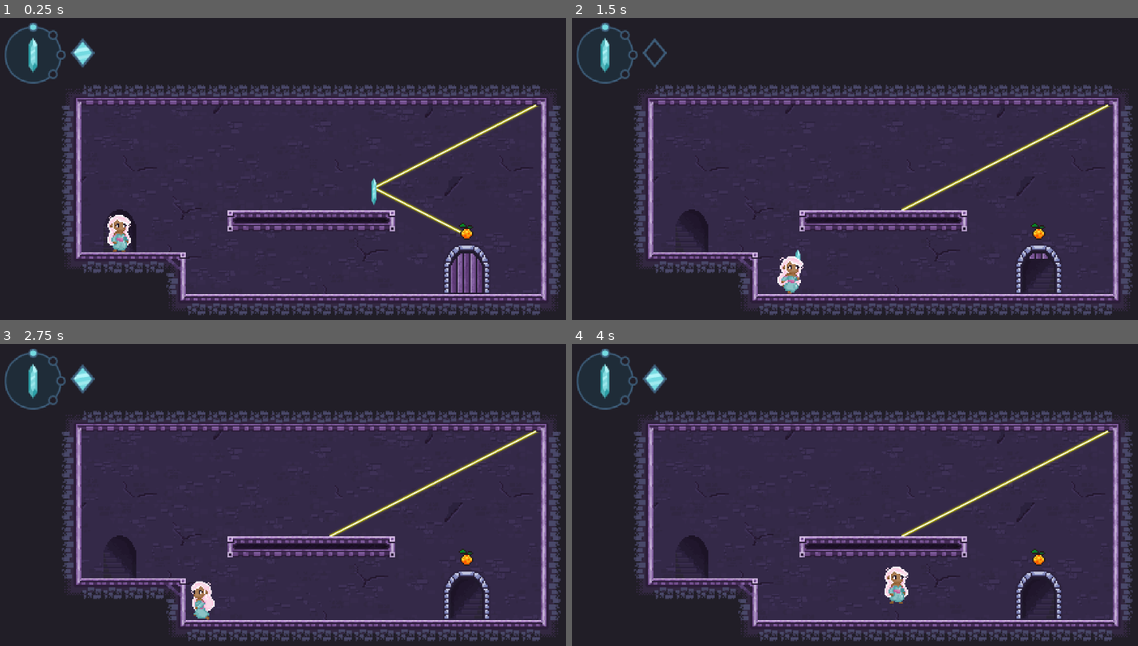
Above: before the commit, frames 1-4 (two rows, left to right).
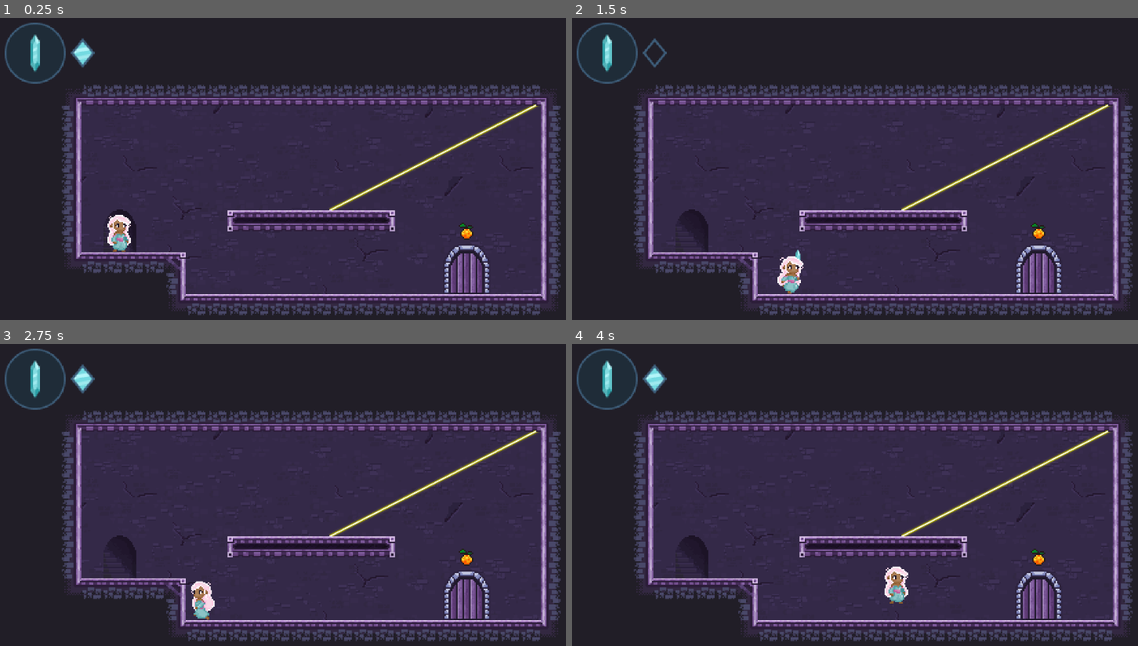
Above: after the commit, the same moments.

Repository: Lucas-Ibiapina4/ST-Challenge
Game: Godot game, scene res://World/world.tscn
Two runs of this game, one before a commit and one after it. Both use one fixed random seed, a clock stepped at 60 frames per second and the inputs below.
Inputs:
- Up to frame 1 (0.25 s): no input
- Up to frame 2 (1.5 s): tap Enter at 0.5 s; hold D (right_move) from 0.53 s (still down); tap E (remove_cristal) at 0.6 s; tap W (jump) at 0.77 s; tap Q (create_cristal) at 1.35 s
- Up to frame 3 (2.75 s): tap W (jump) at 1.52 s; tap E (remove_cristal) at 1.55, 2.1 s; release D (right_move) at 2.03 s; hold A (left_move) from 2.03 s (still down)
- Up to frame 4 (4 s): release A (left_move) at 2.78 s; hold D (right_move) from 2.78 s (still down); tap E (remove_cristal) at 2.85, 3.8 s; tap W (jump) at 3.02, 3.77 s; tap Q (create_cristal) at 3.6 s

The runs differ from the first frame. In frame 1, 0.9% of the frame differs, in the area x 0-82%, y 1-72%; in frame 2, 1.0%; in frame 3, 1.1%, in the area x 0-86%, y 1-91%; in frame 4, 1.1%.

Commit message:
new hud

Diff:
--- a/Prefabs/hud.tscn
+++ b/Prefabs/hud.tscn
@@ -4,9 +4,70 @@
 [ext_resource type="Texture2D" uid="uid://ohfm1efdh0mn" path="res://charge_full.tres" id="2_4df1e"]
 [ext_resource type="Texture2D" uid="uid://bg8ylbw4xq3g3" path="res://charge_empty.tres" id="3_7w0ef"]
 [ext_resource type="Texture2D" uid="uid://bdn67yo7tvnhg" path="res://dial_frame1.tres" id="4_jqt71"]
+[ext_resource type="Script" uid="uid://dy8lwii1d83rp" path="res://Scripts/Rotationdialset.gd" id="4_p5qmc"]
 [ext_resource type="Texture2D" uid="uid://d5i126xtgbae" path="res://dial_frame2.tres" id="5_6vqeg"]
-[ext_resource type="Texture2D" uid="uid://djc1rcdc1rt8b" path="res://dial_frame3.tres" id="6_pjv7g"]
+[ext_resource type="Texture2D" uid="uid://cttxrb1yuw1af" path="res://Assets/image.png" id="5_un57u"]
 [ext_resource type="Texture2D" uid="uid://cf5guc10op5cj" path="res://dial_frame4.tres" id="7_ikhm1"]
+
+[sub_resource type="AtlasTexture" id="AtlasTexture_urcty"]
+atlas = ExtResource("5_un57u")
+region = Rect2(6, 38, 52, 52)
+
+[sub_resource type="Resource" id="Resource_urcty"]
+script = ExtResource("4_p5qmc")
+steps = Array[int]([0])
+frames = Array[Texture2D]([SubResource("AtlasTexture_urcty")])
+metadata/_custom_type_script = "uid://dy8lwii1d83rp"
+
+[sub_resource type="AtlasTexture" id="AtlasTexture_un57u"]
+atlas = ExtResource("4_jqt71")
+
+[sub_resource type="AtlasTexture" id="AtlasTexture_hymbe"]
+atlas = ExtResource("5_6vqeg")
+
+[sub_resource type="Resource" id="Resource_p5qmc"]
+script = ExtResource("4_p5qmc")
+steps = Array[int]([0, 3])
+frames = Array[Texture2D]([SubResource("AtlasTexture_un57u"), SubResource("AtlasTexture_hymbe")])
+metadata/_custom_type_script = "uid://dy8lwii1d83rp"
+
+[sub_resource type="AtlasTexture" id="AtlasTexture_ckw4o"]
+atlas = ExtResource("4_jqt71")
+
+[sub_resource type="AtlasTexture" id="AtlasTexture_gyxvk"]
+atlas = ExtResource("5_un57u")
+region = Rect2(134, 34, 56, 56)
+
+[sub_resource type="AtlasTexture" id="AtlasTexture_wj7o5"]
+atlas = ExtResource("7_ikhm1")
+
+[sub_resource type="Resource" id="Resource_hslk2"]
+script = ExtResource("4_p5qmc")
+steps = Array[int]([0, 1, 3])
+frames = Array[Texture2D]([SubResource("AtlasTexture_ckw4o"), SubResource("AtlasTexture_gyxvk"), SubResource("AtlasTexture_wj7o5")])
+metadata/_custom_type_script = "uid://dy8lwii1d83rp"
+
+[sub_resource type="AtlasTexture" id="AtlasTexture_7w0ef"]
+atlas = ExtResource("5_un57u")
+region = Rect2(70, 34, 56, 56)
+
+[sub_resource type="AtlasTexture" id="AtlasTexture_jqt71"]
+atlas = ExtResource("5_un57u")
+region = Rect2(134, 34, 56, 56)
+
+[sub_resource type="AtlasTexture" id="AtlasTexture_6vqeg"]
+atlas = ExtResource("5_un57u")
+region = Rect2(6, 98, 56, 56)
+
+[sub_resource type="AtlasTexture" id="AtlasTexture_pjv7g"]
+atlas = ExtResource("5_un57u")
+region = Rect2(70, 98, 56, 56)
+
+[sub_resource type="Resource" id="Resource_4df1e"]
+script = ExtResource("4_p5qmc")
+steps = Array[int]([0, 1, 2, 3])
+frames = Array[Texture2D]([SubResource("AtlasTexture_7w0ef"), SubResource("AtlasTexture_jqt71"), SubResource("AtlasTexture_6vqeg"), SubResource("AtlasTexture_pjv7g")])
+metadata/_custom_type_script = "uid://dy8lwii1d83rp"
 
 [node name="hud" type="Control" unique_id=1302511299]
 layout_mode = 3
@@ -19,12 +80,12 @@
 script = ExtResource("1_hymbe")
 charge_full = ExtResource("2_4df1e")
 charge_empty = ExtResource("3_7w0ef")
-dial_frames = Array[Texture2D]([ExtResource("4_jqt71"), ExtResource("5_6vqeg"), ExtResource("6_pjv7g"), ExtResource("7_ikhm1")])
+dial_sets = Array[ExtResource("4_p5qmc")]([SubResource("Resource_urcty"), SubResource("Resource_p5qmc"), SubResource("Resource_hslk2"), SubResource("Resource_4df1e")])
 
 [node name="MarginContainer" type="MarginContainer" parent="." unique_id=1678806407]
 layout_mode = 1
-offset_right = 40.0
-offset_bottom = 40.0
+offset_right = 36.0
+offset_bottom = 32.0
 mouse_filter = 2
 theme_override_constants/margin_left = 16
 theme_override_constants/margin_top = 16
--- a/Scenes/level_01.tscn
+++ b/Scenes/level_01.tscn
@@ -7,7 +7,6 @@
 [ext_resource type="Texture2D" uid="uid://w66nqntc0ncj" path="res://Assets/Tiles/TileV1.png" id="3_pkws4"]
 [ext_resource type="PackedScene" uid="uid://ce4r5pecjahe6" path="res://Prefabs/background.tscn" id="4_gr51b"]
 [ext_resource type="PackedScene" uid="uid://bs8pbmck6pj0s" path="res://Prefabs/spawnPoint.tscn" id="7_gr51b"]
-[ext_resource type="PackedScene" uid="uid://bofn53jjdc2an" path="res://Prefabs/cristal.tscn" id="8_gn5x3"]
 
 [sub_resource type="TileSetAtlasSource" id="TileSetAtlasSource_s7ctl"]
 texture = ExtResource("3_pkws4")
@@ -540,8 +539,9 @@
 [node name="Level01" type="Node2D" unique_id=2013607221 groups=["floor"]]
 script = ExtResource("1_g0uxb")
 quota = 1
-
-[node name="Spawn" parent="." unique_id=293810812 groups=["spawn_point"] instance=ExtResource("7_gr51b")]
+allowed_steps = Array[int]([0])
+
+[node name="SpawnPoint" parent="." unique_id=293810812 groups=["spawn_point"] instance=ExtResource("7_gr51b")]
 z_index = -1
 position = Vector2(-147, -96)
 
@@ -563,6 +563,3 @@
 
 [node name="CameraPoint" type="Marker2D" parent="." unique_id=1452998731 groups=["camera_point"]]
 position = Vector2(0, -111)
-
-[node name="Cristal" parent="." unique_id=337954845 instance=ExtResource("8_gn5x3")]
-position = Vector2(48, -126)
--- a/Scenes/level_02,5.tscn
+++ b/Scenes/level_02,5.tscn
@@ -9,10 +9,6 @@
 
 [node name="Level02" type="Node2D" unique_id=2013607221 groups=["floor"]]
 script = ExtResource("1_1rv7o")
-
-[node name="Spawn" parent="." unique_id=293810812 groups=["spawn_point"] instance=ExtResource("2_vheg1")]
-z_index = -1
-position = Vector2(-161, -128)
 
 [node name="door" parent="." unique_id=1651939149 instance=ExtResource("3_q2605")]
 z_index = 2
@@ -36,3 +32,7 @@
 
 [node name="CameraPoint" type="Marker2D" parent="." unique_id=1759833033 groups=["camera_point"]]
 position = Vector2(0, -108)
+
+[node name="SpawnPoint" parent="." unique_id=293810812 groups=["spawn_point"] instance=ExtResource("2_vheg1")]
+z_index = -1
+position = Vector2(-161, -128)
--- a/Scenes/level_02.tscn
+++ b/Scenes/level_02.tscn
@@ -9,8 +9,10 @@
 
 [node name="Level02" type="Node2D" unique_id=2013607221 groups=["floor"]]
 script = ExtResource("1_wfe4l")
+quota = 1
+allowed_steps = Array[int]([0, 3])
 
-[node name="Spawn" parent="." unique_id=293810812 groups=["spawn_point"] instance=ExtResource("5_mmtoh")]
+[node name="SpawnPoint" parent="." unique_id=293810812 groups=["spawn_point"] instance=ExtResource("5_mmtoh")]
 z_index = -1
 position = Vector2(-161, -128)
 
--- a/Scenes/level_03.tscn
+++ b/Scenes/level_03.tscn
@@ -9,8 +9,10 @@
 
 [node name="Level03" type="Node2D" unique_id=2013607221 groups=["floor"]]
 script = ExtResource("1_6e2f3")
+quota = 2
+allowed_steps = Array[int]([0, 1, 3])
 
-[node name="Spawn" parent="." unique_id=293810812 groups=["spawn_point"] instance=ExtResource("2_hslk2")]
+[node name="SpawnPoint" parent="." unique_id=293810812 groups=["spawn_point"] instance=ExtResource("2_hslk2")]
 z_index = -1
 position = Vector2(-144, -160)
 
--- a/Scenes/level_04.tscn
+++ b/Scenes/level_04.tscn
@@ -11,7 +11,7 @@
 [node name="Level04" type="Node2D" unique_id=2013607221 groups=["floor"]]
 script = ExtResource("1_u2vms")
 
-[node name="Spawn" parent="." unique_id=293810812 groups=["spawn_point"] instance=ExtResource("2_1kjl0")]
+[node name="SpawnPoint" parent="." unique_id=293810812 groups=["spawn_point"] instance=ExtResource("2_1kjl0")]
 z_index = -1
 position = Vector2(-155, -144)
 scale = Vector2(1, 1.0015936)
--- a/Scenes/level_05.tscn
+++ b/Scenes/level_05.tscn
@@ -12,7 +12,7 @@
 script = ExtResource("1_6hhvo")
 quota = 4
 
-[node name="Spawn" parent="." unique_id=293810812 groups=["spawn_point"] instance=ExtResource("7_ftl44")]
+[node name="SpawnPoint" parent="." unique_id=293810812 groups=["spawn_point"] instance=ExtResource("7_ftl44")]
 z_index = -1
 position = Vector2(81, -160)
 
--- a/Scripts/EventBus.gd
+++ b/Scripts/EventBus.gd
@@ -5,18 +5,27 @@
 @warning_ignore("unused_signal")
 signal crystal_inventory_changed(remaining: int, max_quota: int, crystal_type: String)
 
-signal crystal_rotation_changed(step: int)   # 0..7, em passos de 45°
+## Emite: CrystalConjurerComponent (ao entrar no andar e ao girar).
+## Escuta: HUD → redesenha o dial com as rotações liberadas no andar e
+##         destaca a que está selecionada.
+## step: passo real escolhido (0..7, em 45°).
+## allowed_steps: passos liberados neste andar, na ordem em que o ciclo anda.
+@warning_ignore("unused_signal")
+signal crystal_rotation_changed(step: int, allowed_steps: Array)
+
 # --- Porta ---------------------------------------------------------------
 ## Emite: Door, depois de destrancar ao receber light_received do DoorReceiver.
 ## Escuta: HUD → feedback de porta aberta.
 @warning_ignore("unused_signal")
 signal door_unlocked
+
 # --- Fluxo do andar ------------------------------------------------------
 ## Emite: TransitionArea2D, quando o Player entra nela (só fica ativa após destrancar).
 ## Escuta: GameManager → atualiza o progresso e faz o autosave.
 ##         World → destrói o Floor_XX atual, instancia o próximo, Player vai ao SpawnPoint.
 @warning_ignore("unused_signal")
 signal level_completed
+
 ## Emite: HurtboxComponent, ao colidir com a Layer 3 (Hazards).
 ## Escuta: World → reposiciona o Player no SpawnPoint do andar atual.
 ## A morte não volta ao primeiro andar.
--- /dev/null
+++ b/Scripts/Rotationdialset.gd
@@ -0,0 +1,43 @@
+class_name RotationDialSet
+extends Resource
+## Um estágio de desbloqueio do dial de rotação.
+##
+## Como cada frame do dial já vem com o círculo, o cristal e as bolinhas
+## desenhados juntos, a textura não depende só do ângulo: depende também de
+## quantas rotações estão liberadas. Um Resource destes agrupa os frames de
+## um mesmo estágio.
+##
+## Exemplo (fase 2, horizontal e vertical liberadas):
+##   steps  = [0, 2]
+##   frames = [dial_2_0.png, dial_2_2.png]
+##
+## A ordem de "frames" acompanha a de "steps": frames[i] é o desenho do dial
+## com o cristal no ângulo steps[i] * 45°.
+
+## Passos de 45° liberados neste estágio. Precisa bater com o allowed_steps
+## exportado no Floor_XX que usa este dial.
+@export var steps: Array[int] = []
+
+## Um frame por passo, na mesma ordem de "steps".
+@export var frames: Array[Texture2D] = []
+
+
+## Chave canônica do conjunto, usada para casar este Resource com o que o
+## andar liberou. Ordena para que [2, 0] e [0, 2] sejam o mesmo estágio.
+func key() -> String:
+	var sorted := steps.duplicate()
+	sorted.sort()
+	return ",".join(sorted.map(func(s): return str(s)))
+
+
+## Textura do ângulo pedido, ou null se este estágio não o contém.
+func frame_for(step: int) -> Texture2D:
+	var i := steps.find(step)
+	if i < 0 or i >= frames.size():
+		return null
+	return frames[i]
+
+
+## Avisa no editor quando o Resource está meio preenchido.
+func is_valid() -> bool:
+	return not steps.is_empty() and steps.size() == frames.size()
--- a/Scripts/cristal_conjurer_component.gd
+++ b/Scripts/cristal_conjurer_component.gd
@@ -1,19 +1,7 @@
 extends Node2D
-## CrystalConjurerComponent — instancia e recolhe cristais no andar.
-## Escolhe a rotação ANTES de conjurar; depois de conjurado o cristal é estático.
-## Controla a cota do andar e emite crystal_inventory_changed.
-## Não faz: calcular a luz, abrir a porta.
-##
-## As setas têm duas funções:
-##   - normalmente: giram a rotação pendente (antes de conjurar)
-##   - com "remove_cristal" (E) SEGURADO: percorrem os cristais já colocados
-##     no andar. Ao soltar o E, o cristal destacado é removido.
-##
-## Na morte da princesa, o World chama reset_crystals(): todos os cristais
-## do andar são removidos e a cota volta ao valor inicial.
 
 const STEP_DEG := 45.0
-const STEPS := 8                 # 360 / 45
+const ALL_STEPS := 8             # 360 / 45 — só para validar o que vem do andar
 const REPEAT_DELAY := 0.25       # espera antes de começar a repetir
 const REPEAT_RATE := 0.12        # intervalo entre passos com a tecla segurada
 const SPAWN_OFFSET_X := 15.0     # distância do cristal à frente da princesa
@@ -23,7 +11,8 @@
 
 @export var crystal_scenes: Array[PackedScene]
 @export var crystal_types: Array[String] = ["Reflector", "Refractor"]
-@export var remaining_count := 5         # cristais que ainda podem ser conjurados
+@export var remaining_count := 5                       # cristais ainda conjuráveis
+@export var allowed_steps: Array[int] = [0, 1, 2, 3]   # fallback: o andar sobrescreve
 
 @onready var shape_cast: ShapeCast2D = $SpawnMarker/ShapeCast2D
 @onready var spawn_marker: Marker2D = $SpawnMarker
@@ -31,9 +20,10 @@
 @onready var player: CharacterBody2D = $".."
 
 var active_type_index := 0       # índice em crystal_types
-var pending_step := 0            # 0..7 — rotação escolhida, em passos de 45°
+var pending_step := 0            # passo real (0..7) que vai para o cristal
+var _rotation_index := 0         # posição dentro de allowed_steps
 var _next_step_in := 0.0
-var _max_quota := 0              # cota total do andar, devolvida na morte
+var _max_quota := 0              # cota total do andar, devolvida ao recolher
 
 # --- Modo de remoção -----------------------------------------------------
 var _removing := false           # true enquanto "remove_cristal" está segurado
@@ -43,9 +33,12 @@
 
 
 func _ready() -> void:
-	# Segurança: se nenhum andar chamar load_quota, a cota do Inspector vale
-	# como máxima, e o reset na morte não zera o contador.
+	# Segurança: se nenhum andar chamar load_floor_config, os valores do
+	# Inspector valem como configuração do andar.
 	_max_quota = remaining_count
+	allowed_steps = _sanitize_steps(allowed_steps)
+	_rotation_index = 0
+	pending_step = allowed_steps[0]
 
 
 func active_type() -> String:
@@ -56,29 +49,54 @@
 	return pending_step * STEP_DEG
 
 
-## Chamado pelo World ao entrar no andar, com a cota exportada do Floor_XX.
-func load_quota(quota: int) -> void:
+## Chamado pelo World ao entrar no andar (e a cada recarga), com os dados
+## exportados do Floor_XX: cota de cristais e rotações liberadas.
+## Resetar o índice aqui é obrigatório: o Player é persistente entre andares,
+## e um índice vindo de um andar com mais rotações estouraria a lista de um
+## andar com menos.
+func load_floor_config(quota: int, steps: Array) -> void:
 	if _removing:
 		_exit_remove_mode()
 	_max_quota = quota
 	remaining_count = quota
-	pending_step = 0
+	allowed_steps = _sanitize_steps(steps)
+	_rotation_index = 0
+	pending_step = allowed_steps[0]
+	_next_step_in = 0.0
 	_emit_rotation()
-	_next_step_in = 0.0
 	_emit_inventory()
-
-
-## Chamado pelo World quando a princesa morre: remove todos os cristais
-## conjurados no andar e devolve a cota inteira.
+	# Se o andar carregar antes do _ready do HUD, a primeira emissão se perde.
+	# Repetir no fim do frame garante que o HUD comece sincronizado.
+	call_deferred("_emit_rotation")
+	call_deferred("_emit_inventory")
+
+
+## Descarta passos inválidos ou repetidos. Um andar mal configurado não pode
+## deixar a jogadora sem nenhuma rotação.
+func _sanitize_steps(steps: Array) -> Array[int]:
+	var clean: Array[int] = []
+	for s in steps:
+		var v := int(s)
+		if v >= 0 and v < ALL_STEPS and not clean.has(v):
+			clean.append(v)
+	if clean.is_empty():
+		push_warning("andar sem allowed_steps válidas; usando [0]")
+		clean = [0]
+	return clean
+
+
+## Remove todos os cristais do andar e devolve a cota inteira, sem recarregar
+## a cena. Mantém as rotações liberadas do andar atual.
 func reset_crystals() -> void:
 	if _removing:
-		_exit_remove_mode()      # caso ela tenha morrido segurando o E
+		_exit_remove_mode()
 	for node in get_tree().get_nodes_in_group(CRYSTAL_GROUP):
 		node.queue_free()
 	remaining_count = _max_quota
-	pending_step = 0
+	_rotation_index = 0
+	pending_step = allowed_steps[0]
+	_next_step_in = 0.0
 	_emit_rotation()
-	_next_step_in = 0.0
 	_emit_inventory()
 
 
@@ -120,8 +138,12 @@
 		_next_step_in = REPEAT_RATE
 
 
+## Anda pela lista de rotações liberadas, não pelos 8 passos de 45°.
 func _step_rotation(dir: int) -> void:
-	pending_step = wrapi(pending_step + dir, 0, STEPS)
+	if allowed_steps.size() <= 1:
+		return   # fase 1: só há uma rotação, a seta não faz nada
+	_rotation_index = wrapi(_rotation_index + dir, 0, allowed_steps.size())
+	pending_step = allowed_steps[_rotation_index]
 	_emit_rotation()
 
 
@@ -290,4 +312,4 @@
 
 
 func _emit_rotation() -> void:
-	EventBus.crystal_rotation_changed.emit(pending_step)
+	EventBus.crystal_rotation_changed.emit(pending_step, allowed_steps)
--- a/Scripts/floor.gd
+++ b/Scripts/floor.gd
@@ -3,7 +3,10 @@
 
 @export var quota: int = 3
 
+@export var allowed_steps: Array[int] = [0, 1, 2, 3]
+
 @onready var spawn_point: Marker2D = $SpawnPoint
+
 
 func get_spawn_position() -> Vector2:
 	return spawn_point.global_position
--- a/Scripts/hud.gd
+++ b/Scripts/hud.gd
@@ -1,21 +1,46 @@
 extends Control
-## HUD — mostra a rotação escolhida e as cargas de cristal do andar.
+## HUD — mostra o dial de rotação do andar e as cargas de cristal.
 ## Só escuta o EventBus; não conhece Player, conjurer nem o andar.
+##
+## O dial é um frame único por estado. Como a arte já traz círculo, cristal e
+## bolinhas desenhados juntos, o frame certo depende de duas coisas: o ângulo
+## escolhido e quais rotações o andar liberou. Os frames de cada estágio de
+## desbloqueio ficam num RotationDialSet (ver dial_sets).
 
-@export var charge_full: Texture2D        ## diamante cheio (disponível)
-@export var charge_empty: Texture2D       ## diamante vazado (gasto)
-@export var dial_frames: Array[Texture2D] ## 0°, 45°, 90°, 135° (nessa ordem)
-@export var pixel_scale := 2.5              ## o CanvasLayer não usa o zoom da câmera
+@export var charge_full: Texture2D         ## diamante cheio (disponível)
+@export var charge_empty: Texture2D        ## diamante vazado (gasto)
+@export var pixel_scale := 2.5             ## o CanvasLayer não usa o zoom da câmera
+
+## Um RotationDialSet por estágio de desbloqueio: [0], [0,2], [0,1,2],
+## [0,1,2,3]. A ordem da lista não importa — o estágio é escolhido pelo
+## conjunto de rotações que o andar libera, não pela posição aqui.
+@export var dial_sets: Array[RotationDialSet] = []
 
 @onready var dial: TextureRect = %RotationDial
 @onready var charges: HBoxContainer = %Charges
 
+## key() do RotationDialSet → o próprio Resource, montado uma vez.
+var _sets_by_key := {}
+
 
 func _ready() -> void:
+	_index_dial_sets()
 	EventBus.crystal_inventory_changed.connect(_on_inventory_changed)
 	EventBus.crystal_rotation_changed.connect(_on_rotation_changed)
 	_setup_rect(dial)
-	_on_rotation_changed(0)
+	# Sem chute inicial: o HUD não sabe quais rotações existem antes do andar
+	# carregar. Fica escondido até a primeira emissão.
+	dial.visible = false
+
+
+func _index_dial_sets() -> void:
+	for set in dial_sets:
+		if set == null:
+			continue
+		if not set.is_valid():
+			push_warning("HUD: RotationDialSet com steps e frames de tamanhos diferentes")
+			continue
+		_sets_by_key[set.key()] = set
 
 
 func _on_inventory_changed(remaining: int, max_quota: int, _crystal_type: String) -> void:
@@ -25,16 +50,36 @@
 		icon.texture = charge_full if i < remaining else charge_empty
 
 
-func _on_rotation_changed(step: int) -> void:
-	if dial_frames.is_empty():
+## Escolhe o frame pelo estágio do andar e pelo ângulo atual.
+func _on_rotation_changed(step: int, allowed_steps: Array) -> void:
+	var set := _set_for(allowed_steps)
+	if set == null:
+		push_warning("HUD: nenhum RotationDialSet para %s" % [allowed_steps])
+		dial.visible = false
 		return
-	dial.texture = dial_frames[step % dial_frames.size()]
+	var frame := set.frame_for(step)
+	if frame == null:
+		push_warning("HUD: estágio %s sem frame para o passo %d" % [set.key(), step])
+		return
+	dial.texture = frame
+	dial.visible = true
 
 
-## Cria ou remove ícones até ter exatamente "count".
+## Casa o conjunto liberado pelo andar com um estágio de arte.
+func _set_for(allowed_steps: Array) -> RotationDialSet:
+	var sorted := []
+	for s in allowed_steps:
+		sorted.append(int(s))
+	sorted.sort()
+	var key: String = ",".join(sorted.map(func(s): return str(s)))
+	return _sets_by_key.get(key)
+
+
+## Cria ou remove ícones de carga até ter exatamente "count".
 func _ensure_icon_count(count: int) -> void:
 	while charges.get_child_count() < count:
 		var icon := TextureRect.new()
+		icon.texture = charge_full   # textura antes do setup: o tamanho vem dela
 		_setup_rect(icon)
 		charges.add_child(icon)
 	while charges.get_child_count() > count:
@@ -53,7 +98,14 @@
 	rect.custom_minimum_size = base * pixel_scale
 
 
+## O dial reserva o tamanho do maior estágio, para a HUD não pular de largura
+## quando a fase libera mais bolinhas.
 func _base_icon_size(rect: TextureRect) -> Vector2:
-	if rect == dial and not dial_frames.is_empty():
-		return dial_frames[0].get_size()
+	if rect == dial:
+		var biggest := Vector2.ZERO
+		for set in dial_sets:
+			if set != null and not set.frames.is_empty() and set.frames[0] != null:
+				biggest = biggest.max(set.frames[0].get_size())
+		if biggest != Vector2.ZERO:
+			return biggest
 	return charge_full.get_size() if charge_full else Vector2(16, 16)
--- a/World/world.gd
+++ b/World/world.gd
@@ -4,7 +4,11 @@
 ## e hospeda o andar ativo dentro do LevelContainer.
 ##
 ## Morte: o andar inteiro é recarregado do zero (cristais, porta, inimigos),
-## e a cota de cristais volta ao valor exportado no Floor_XX.
+## e a configuração do andar (cota + rotações liberadas) volta aos valores
+## exportados no Floor_XX.
+
+const DEFAULT_QUOTA := 3
+const DEFAULT_STEPS: Array[int] = [0, 1, 2, 3]
 
 @export var debug := true
 @export var respawn_delay := 0.4
@@ -37,18 +41,33 @@
 		floor_node.add_to_group("floor")
 	_log("andar carregado: %s" % floor_scene.resource_path)
 
-	# Recarregar a cota também sai do modo de remoção e zera a rotação.
-	var conjurer := _find_conjurer()
-	if conjurer:
-		var quota = floor_node.get("quota")
-		if quota != null:
-			conjurer.load_quota(quota)
-			_log("cota da fase: %d" % quota)
-		else:
-			push_warning("[WORLD] andar sem 'quota' exportada")
-
+	_apply_floor_config(floor_node)
 	_place_camera()
 	respawn_player()
+
+
+## Repassa ao conjurador o que o andar exporta: cota e rotações liberadas.
+## Também sai do modo de remoção e reseta a rotação pendente.
+## Os fallbacks existem porque isto roda a cada morte: um andar mal
+## configurado não pode travar a sessão no meio do teste.
+func _apply_floor_config(floor_node: Node) -> void:
+	var conjurer := _find_conjurer()
+	if conjurer == null:
+		push_warning("[WORLD] nenhum componente com load_floor_config no Player")
+		return
+
+	var quota = floor_node.get("quota")
+	if quota == null:
+		push_warning("[WORLD] andar sem 'quota' exportada; usando %d" % DEFAULT_QUOTA)
+		quota = DEFAULT_QUOTA
+
+	var steps = floor_node.get("allowed_steps")
+	if steps == null:
+		push_warning("[WORLD] andar sem 'allowed_steps' exportada; liberando todas")
+		steps = DEFAULT_STEPS
+
+	conjurer.load_floor_config(int(quota), steps)
+	_log("cota: %d | rotações liberadas: %s" % [int(quota), steps])
 
 
 ## Recarrega o andar atual do zero. Os cristais conjurados são filhos do
@@ -100,7 +119,7 @@
 
 func _find_conjurer() -> Node:
 	for child in player.get_children():
-		if child.has_method("load_quota"):
+		if child.has_method("load_floor_config"):
 			return child
 	return null
 
@@ -112,5 +131,5 @@
 	_log("player morreu: %s" % cause)
 	player.freeze()
 	await get_tree().create_timer(respawn_delay).timeout
-	reload_floor()   # recria o andar, recarrega a cota e faz o respawn
+	reload_floor()   # recria o andar, recarrega a config e faz o respawn
 	_reloading = false
--- a/World/world.tscn
+++ b/World/world.tscn
@@ -20,6 +20,7 @@
 [node name="CanvasLayer_UI" type="CanvasLayer" parent="." unique_id=1299041735]
 
 [node name="hud" parent="CanvasLayer_UI" unique_id=1302511299 instance=ExtResource("3_j8job")]
+pixel_scale = null
 
 [node name="LevelContainer" type="Node2D" parent="." unique_id=1880469959]
 unique_name_in_owner = true
--- a/dial_frame2.tres
+++ b/dial_frame2.tres
@@ -4,4 +4,4 @@
 
 [resource]
 atlas = ExtResource("1_kyltv")
-region = Rect2(134, 34, 56, 56)
+region = Rect2(70, 98, 56, 56)
Not shown, added: Scripts/Rotationdialset.gd.uid
